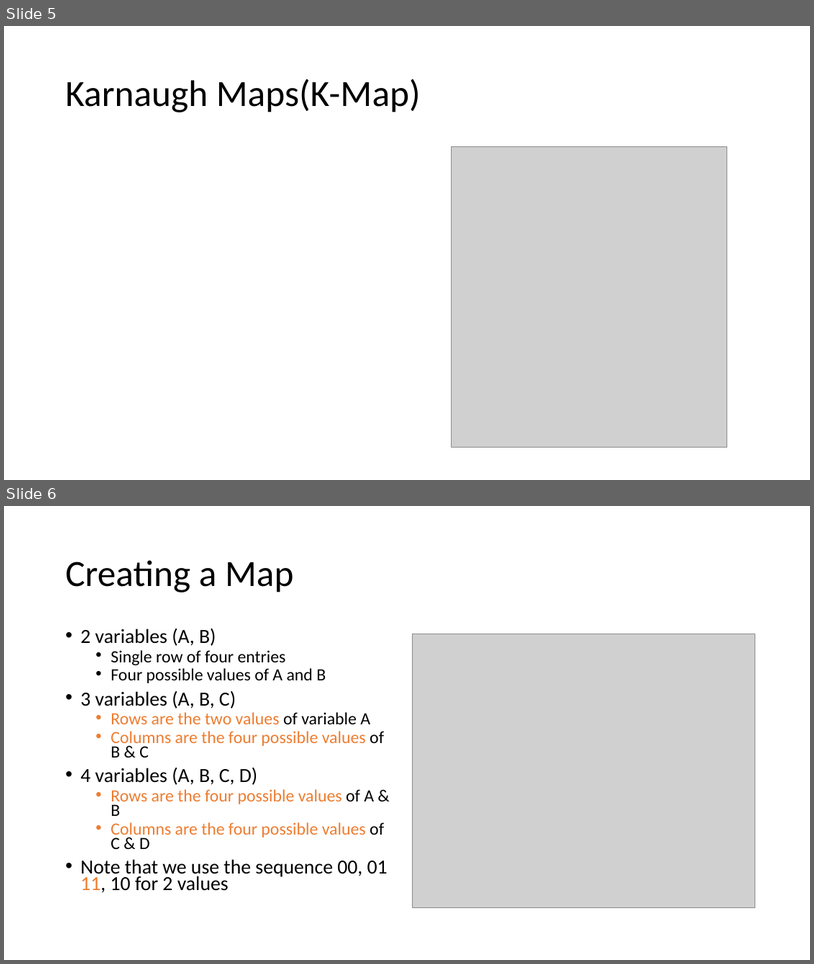
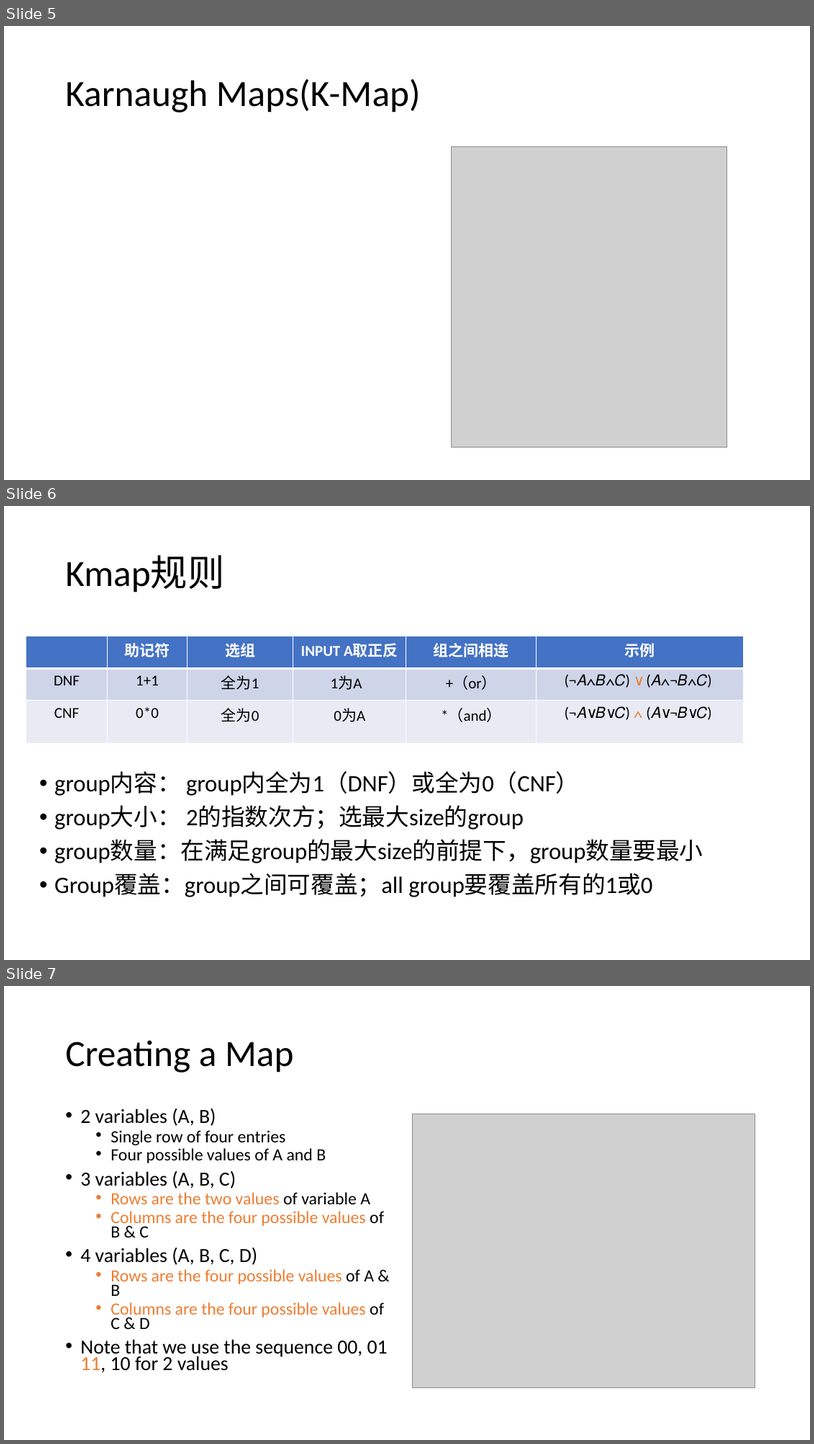
Before and after one commit to vcboy1/Leeds, a slide deck: 26fall/1860/Lecture/Week1.4/Lecture 1.4.2.pptx. Shown one above the other, each under a label of ours: slides 5 and 6 before the commit, slides 5, 6 and 7 after it. The pictures are 814x964 and 814x1444 pixels, drawn with LibreOffice and Linux fonts; fonts in the diff are those of the drawing; grey boxes stand for pictures; background and template pictures are left out. Boxes give left, top, right and bottom in pixels: in the first picture for what was removed or moved away, otherwise in the second. Text is boxed around its words. In the diff, an @@ line names an element or a change of style, - is before the commit and + after.

Commit message:
添加kmap规则

```diff
--- a/26fall/1860/Lecture/Week1.4/Lecture 1.4.2.pptx
+++ b/26fall/1860/Lecture/Week1.4/Lecture 1.4.2.pptx
@@ slide 6 added at <box>4,506,810,960</box>, background picture (left out) @@
@@ title added at <box>65,555,224,592</box>, 44 pt, text #000000 @@
+Kmap规则
@@ table added at <box>26,636,744,743</box>, 3 rows, 6 columns @@
+ | 助记符 | 选组 | INPUT A取正反 | 组之间相连 | 示例
+DNF | 1+1 | 全为1 | 1为A | +（or） | (¬𝐴∧𝐵∧𝐶) ∨ (𝐴∧¬𝐵∧𝐶)
+CNF | 0*0 | 全为0 | 0为A | *（and） | (¬𝐴∨𝐵∨𝐶) ∧ (𝐴∨¬𝐵∨𝐶)
@@ text added at <box>54,772,703,897</box>, 28 pt, text #000000 @@
+• group内容： group内全为1（DNF）或全为0（CNF）
+• group大小： 2的指数次方；选最大size的group
+• group数量：在满足group的最大size的前提下，group数量要最小
+• Group覆盖：group之间可覆盖；all group要覆盖所有的1或0
@@ what was slide 6 is now slide 7 @@
```
Also in this commit, not shown: 2 other files.
